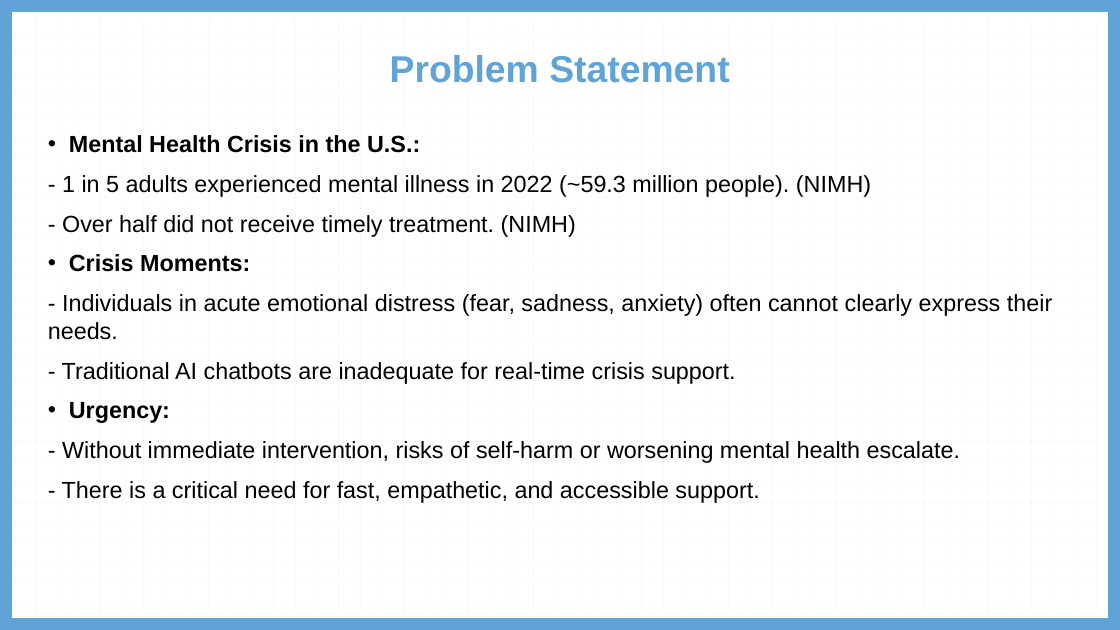
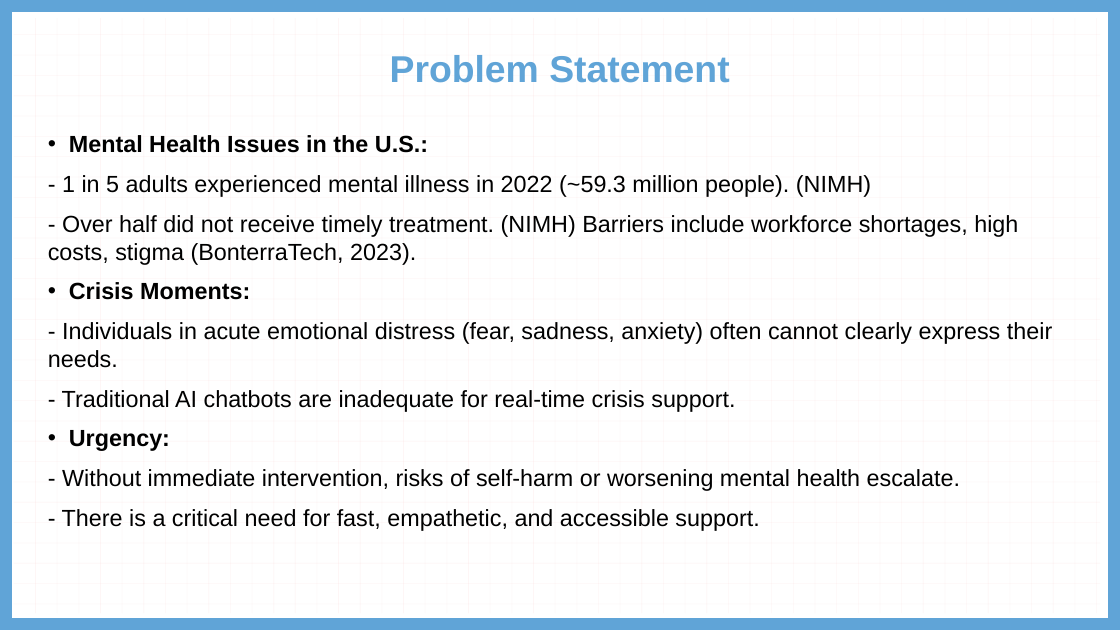
Before and after one commit to hhhh3110/calmbot-project, a slide deck: slide 2 of CalmBot.pptx. Drawn at 1120x630 pixels with LibreOffice and Linux fonts; fonts in the diff are those of the drawing. Boxes give left, top, right and bottom in pixels: in the first picture for what was removed or moved away, otherwise in the second. Text is boxed around its words. In the diff, an @@ line names an element or a change of style, - is before the commit and + after.

Commit message:
Slides Updated

```diff
--- a/CalmBot.pptx
+++ b/CalmBot.pptx
@@ text at box(69, 135, 428, 153): text changed @@
-• Mental Health Crisis in the U.S.:
+• Mental Health Issues in the U.S.:
@@ text at box(48, 215, 1018, 265): text changed @@
-- Over half did not receive timely treatment. (NIMH)
+- Over half did not receive timely treatment. (NIMH) Barriers include workforce shortages, high costs, stigma (BonterraTech, 2023).
```
Also in this commit, not shown: 1 other slide changed, 1 slide removed.
